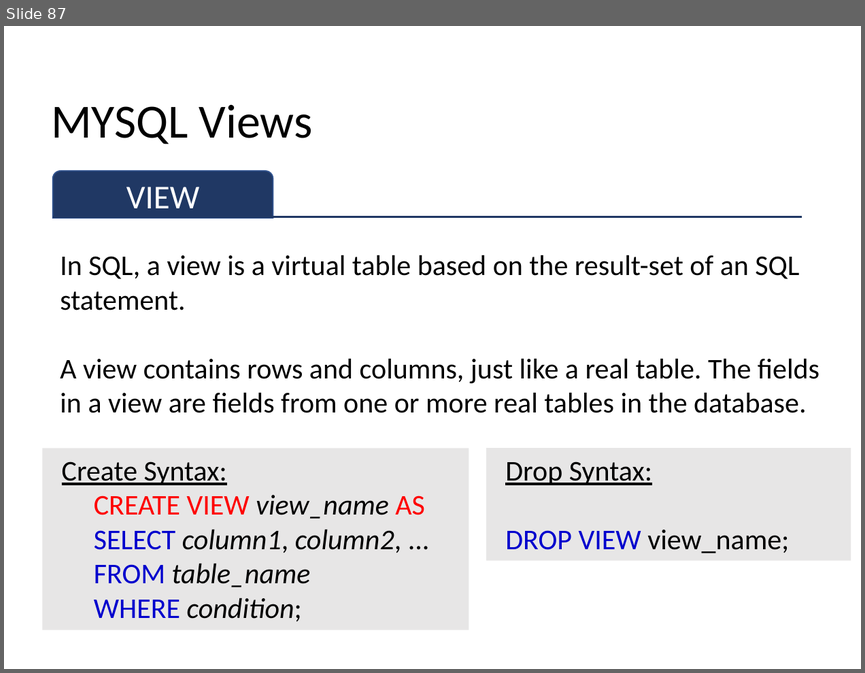
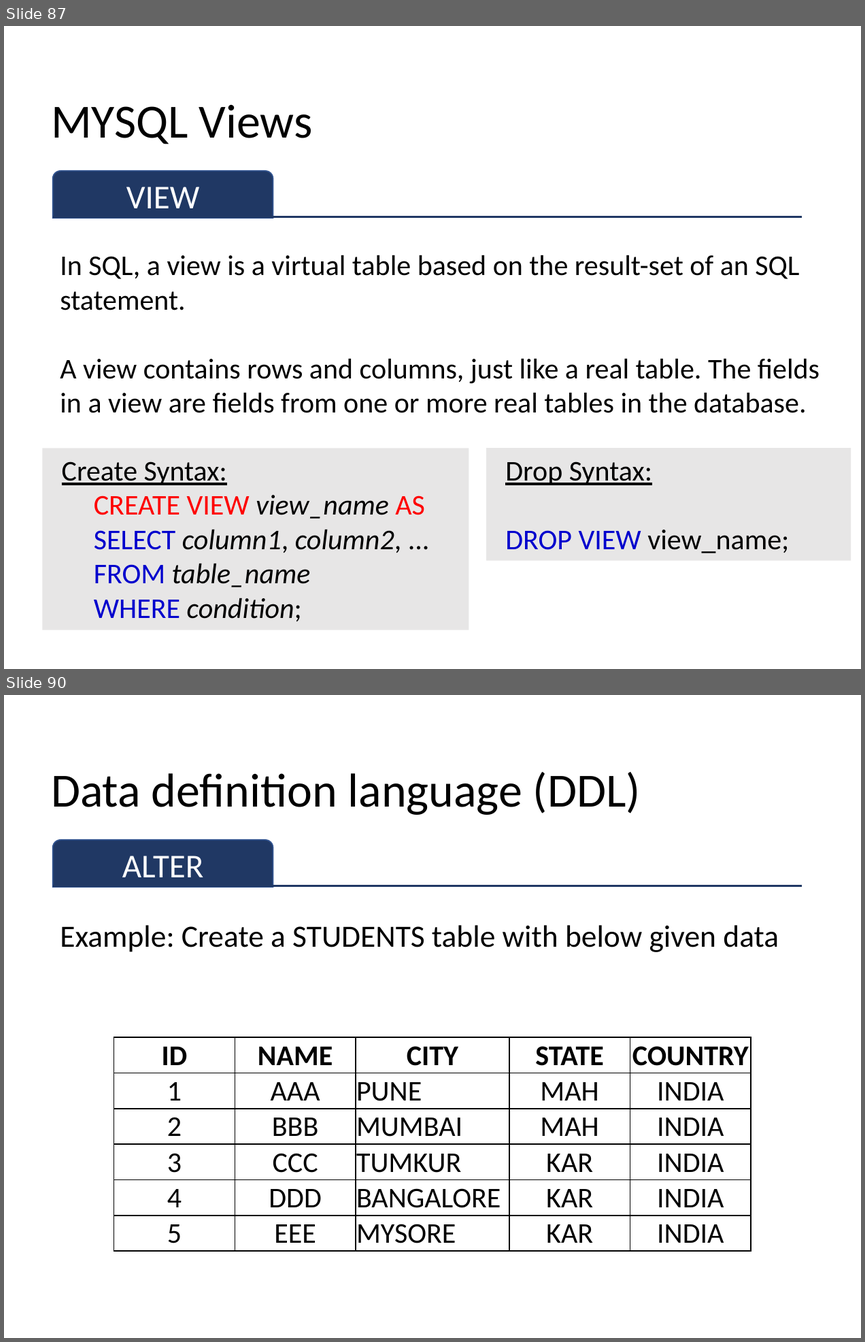
Before and after one commit to sitmbadept/sitmbadept.github.io, a slide deck: 2023/UNIT_2/WIP/UNIT-2-PART-1.pptx. Shown one above the other, each under a label of ours: slide 87 before the commit, slides 87 and 90 after it; the slides between them are not shown. The pictures are 865x673 and 865x1342 pixels, drawn with LibreOffice and Linux fonts; fonts in the diff are those of the drawing. Boxes give left, top, right and bottom in pixels: in the first picture for what was removed or moved away, otherwise in the second. Text is boxed around its words. In the diff, an @@ line names an element or a change of style, - is before the commit and + after.

```diff
--- a/2023/UNIT_2/WIP/UNIT-2-PART-1.pptx
+++ b/2023/UNIT_2/WIP/UNIT-2-PART-1.pptx
@@ slide 90 added at box(4, 695, 861, 1338), background #FFFFFF @@
@@ text added at box(51, 772, 640, 815), 40 pt, text #000000 @@
+Data definition language (DDL)
@@ round same rect added at box(53, 840, 273, 887), fill #203864, outline #325491 1 pt, 28 pt, text #FFFFFF @@
+ALTER
@@ line added from (53, 886) to (802, 886), #203864 1.5 pt @@
@@ text added at box(60, 925, 779, 952), 26 pt, text #000000 @@
+Example: Create a STUDENTS table with below given data
@@ table added at box(113, 1037, 750, 1246), 6 rows, 5 columns @@
+ID | NAME | CITY | STATE | COUNTRY
+1 | AAA | PUNE | MAH | INDIA
+2 | BBB | MUMBAI | MAH | INDIA
+3 | CCC | TUMKUR | KAR | INDIA
+4 | DDD | BANGALORE | KAR | INDIA
+5 | EEE | MYSORE | KAR | INDIA
```
Also in this commit, not shown: 5 slides changed, 10 other slides added, 3 slides removed.
